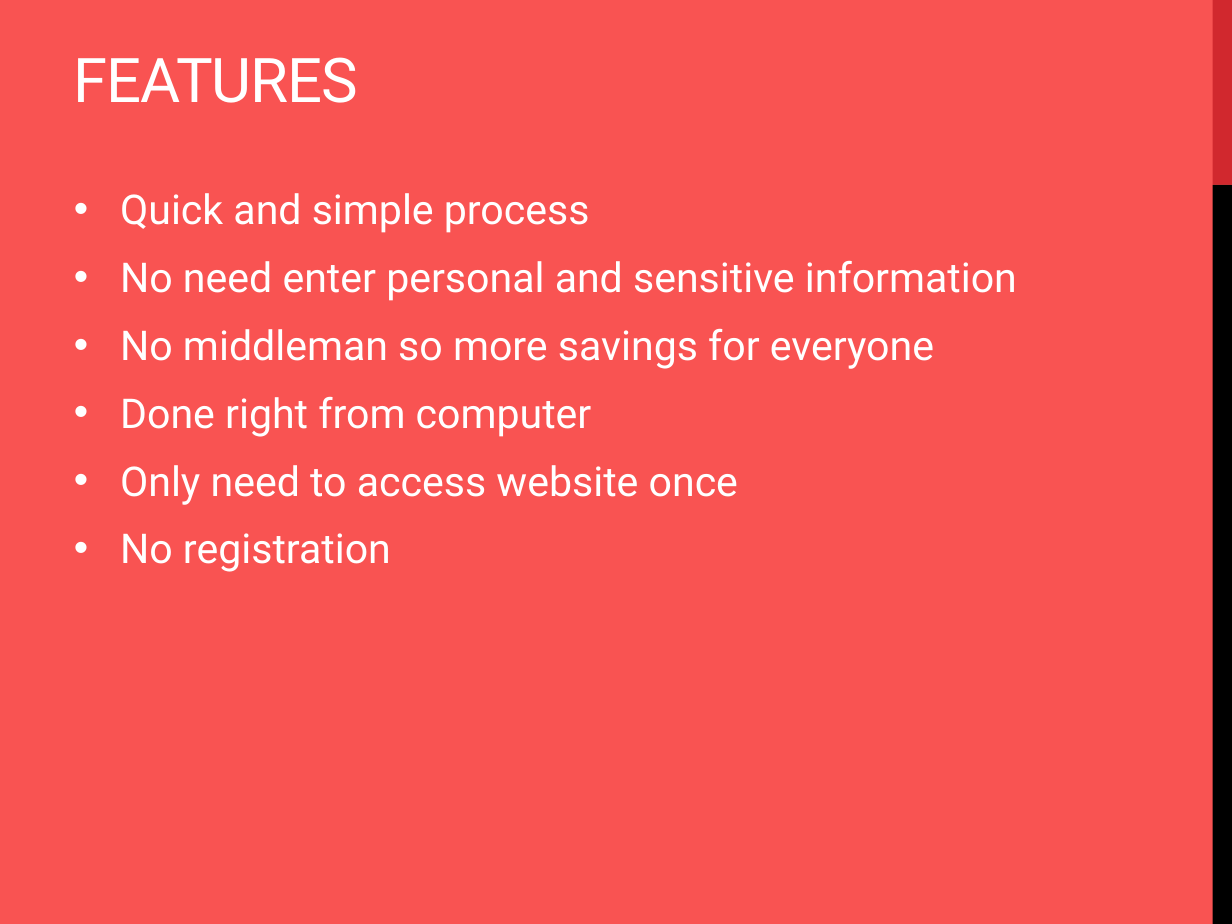
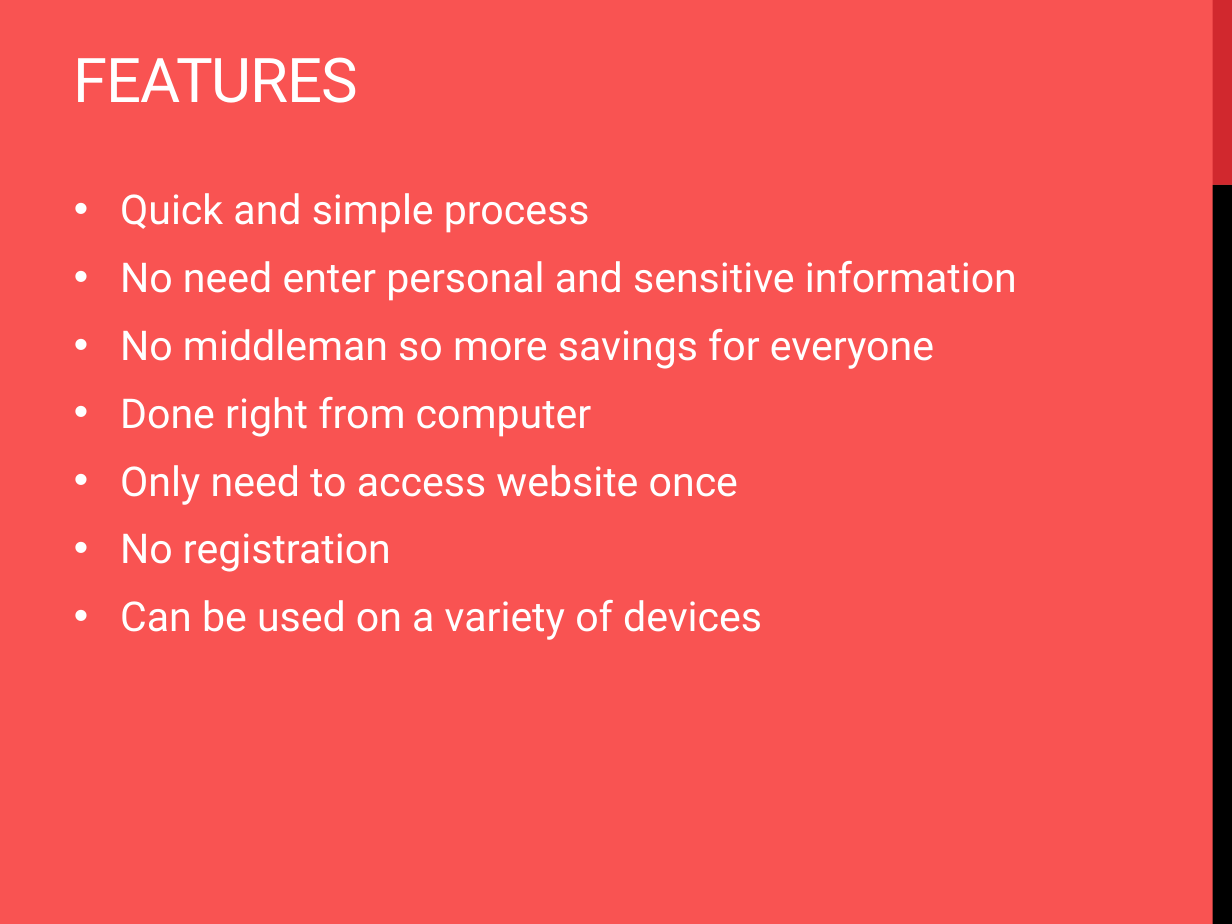
Before and after one commit to antoinesaliba/Laker-Books, a slide deck: slide 4 of Documents/Laker Books Presentation.pptx. Drawn at 1232x924 pixels with LibreOffice and Linux fonts; fonts in the diff are those of the drawing. Boxes give left, top, right and bottom in pixels: in the first picture for what was removed or moved away, otherwise in the second. Text is boxed around its words. In the diff, an @@ line names an element or a change of style, - is before the commit and + after.

```diff
--- a/Documents/Laker Books Presentation.pptx
+++ b/Documents/Laker Books Presentation.pptx
@@ text at [120, 600, 762, 640]: paragraph added @@
+• Can be used on a variety of devices
```
Also in this commit, not shown: 2 slides added, 11 other files.
